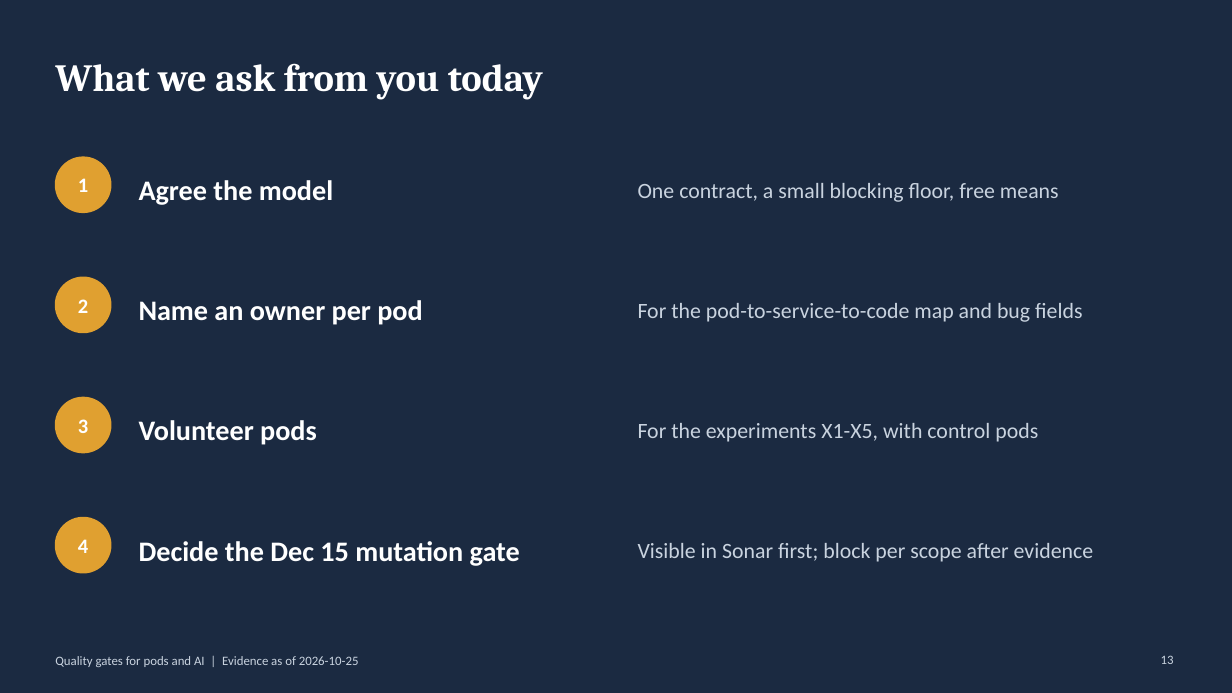
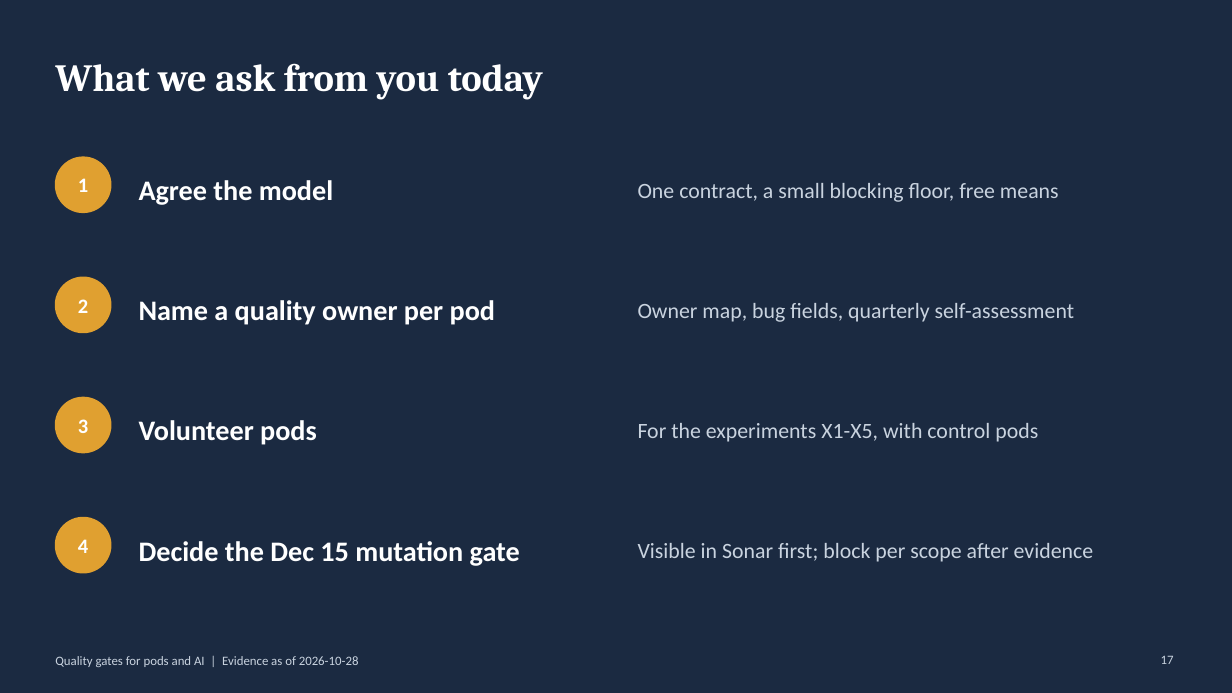
Before and after one commit to Guy-nice/ai-quality-discovery-factory, a slide deck: slide 17 of docs/05-summary/offsite-deck.pptx (slide 13 before the commit). Drawn at 1232x693 pixels with LibreOffice and Linux fonts; fonts in the diff are those of the drawing. Boxes give left, top, right and bottom in pixels: in the first picture for what was removed or moved away, otherwise in the second. Text is boxed around its words. In the diff, an @@ line names an element or a change of style, - is before the commit and + after.

```diff
--- a/docs/05-summary/offsite-deck.pptx
+++ b/docs/05-summary/offsite-deck.pptx
@@ text at [139, 300, 495, 325]: text changed @@
-Name an owner per pod
+Name a quality owner per pod
@@ text at [638, 303, 1075, 322]: text changed @@
-For the pod-to-service-to-code map and bug fields
+Owner map, bug fields, quarterly self-assessment
@@ text at [55, 656, 359, 667]: text changed @@
-Quality gates for pods and AI | Evidence as of 2026-10-25
+Quality gates for pods and AI | Evidence as of 2026-10-28
@@ page number at [1161, 656, 1174, 664]: text changed @@
-13
+17
```
Also in this commit, not shown: 10 other slides changed, 5 slides added, 1 slide removed, 4 other files.
